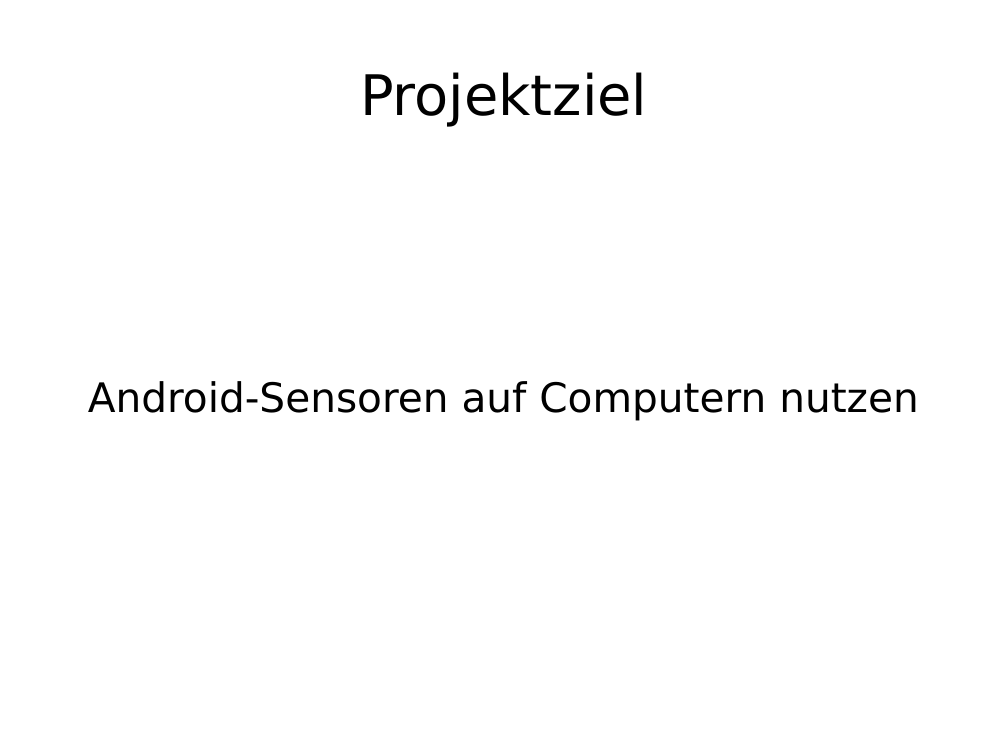
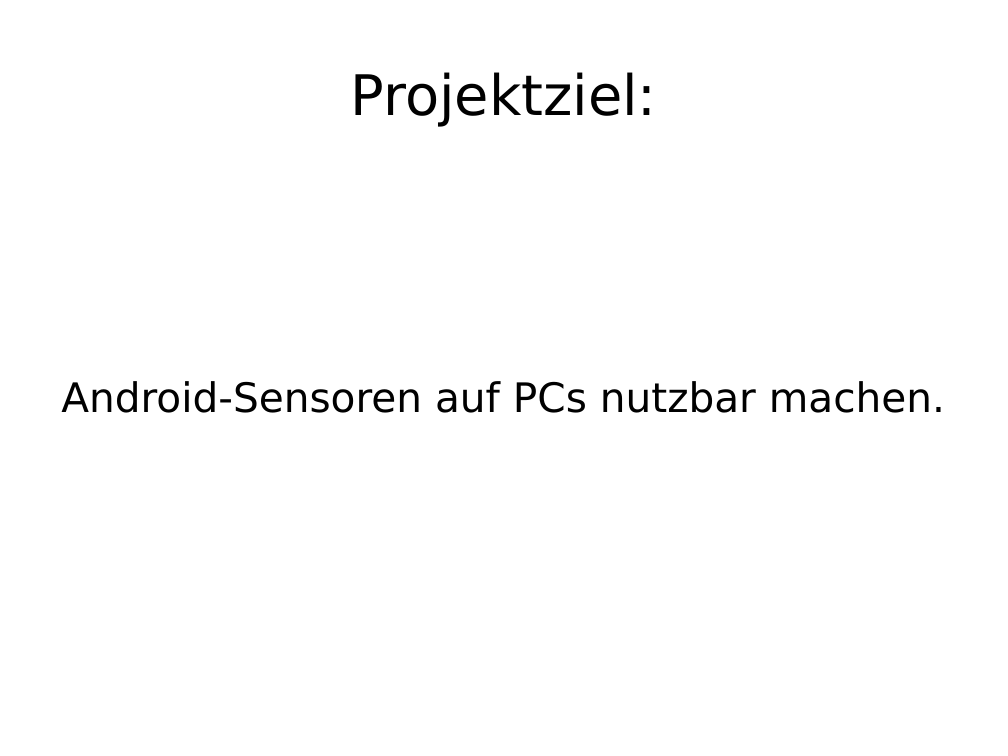
Before and after one commit to enra64/psychic-giggle, a slide deck: slide 2 of zwischenstand anfang dezember.odp. Drawn at 1008x756 pixels with LibreOffice and Linux fonts; fonts in the diff are those of the drawing. Boxes give left, top, right and bottom in pixels: in the first picture for what was removed or moved away, otherwise in the second. Text is boxed around its words. In the diff, an @@ line names an element or a change of style, - is before the commit and + after.

```diff
--- a/zwischenstand anfang dezember.odp
+++ b/zwischenstand anfang dezember.odp
@@ title at box(351, 72, 657, 127): text changed @@
-Projektziel
+Projektziel:
@@ subtitle at box(61, 381, 945, 413): text changed @@
-Android-Sensoren auf Computern nutzen
+Android-Sensoren auf PCs nutzbar machen.
```
Also in this commit, not shown: 5 other slides changed, 2 slides added, 1 slide removed, 2 other files.
